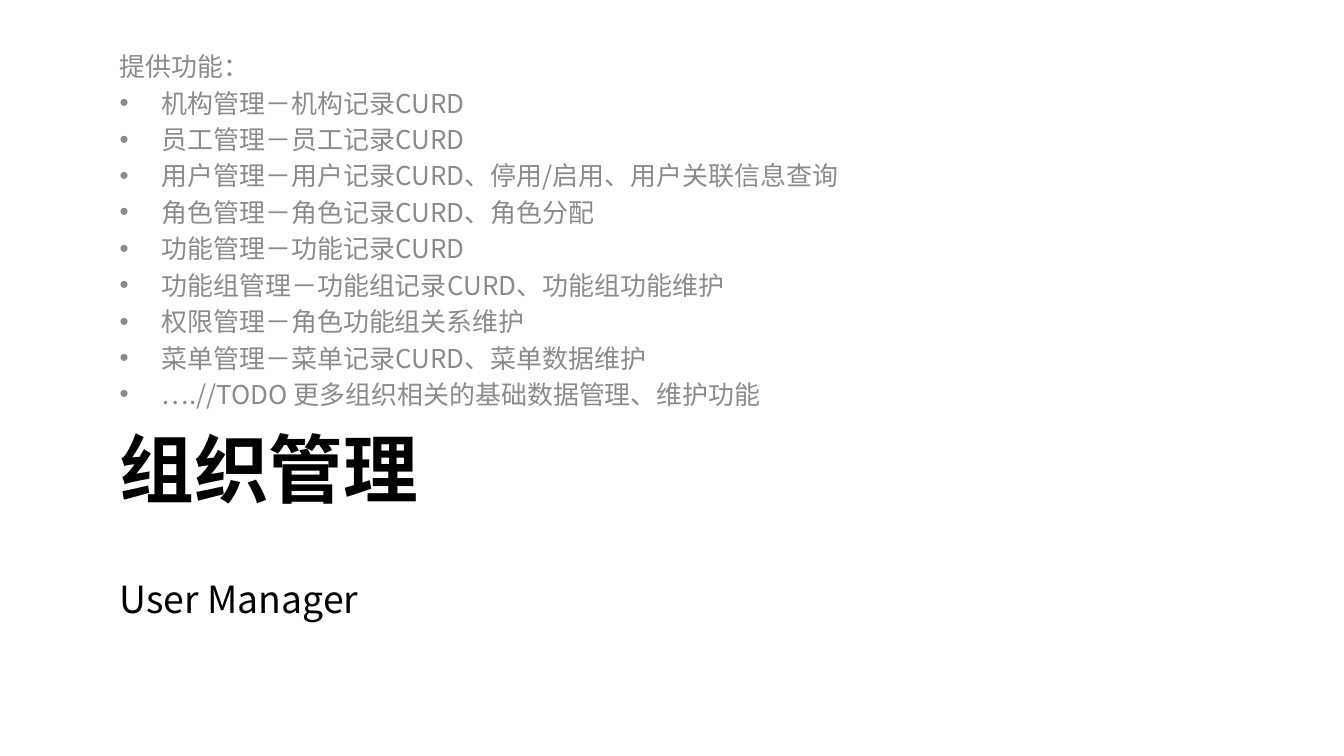
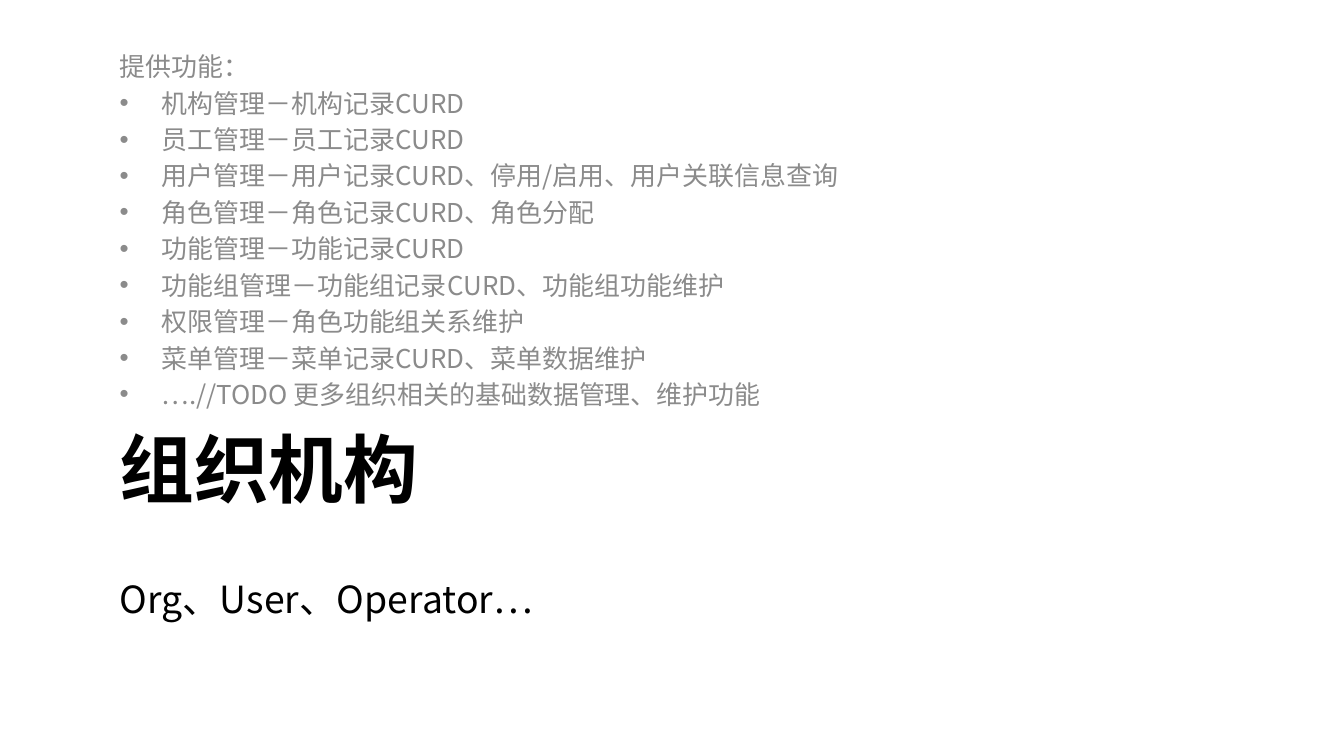
Before and after one commit to shiyunlai/tistools, a slide deck: slide 8 of TIStools.pptx (slide 22 before the commit). Drawn at 1344x756 pixels with LibreOffice and Linux fonts; fonts in the diff are those of the drawing. Boxes give left, top, right and bottom in pixels: in the first picture for what was removed or moved away, otherwise in the second. Text is boxed around its words. In the diff, an @@ line names an element or a change of style, - is before the commit and + after.

```diff
--- a/TIStools.pptx
+++ b/TIStools.pptx
@@ title at (120,433,418,504): text changed @@
-组织管理
+组织机构
@@ text at (120,585,533,623): text changed @@
-User Manager
+Org、User、Operator…
```
Also in this commit, not shown: 8 other slides changed, 3 slides added.
